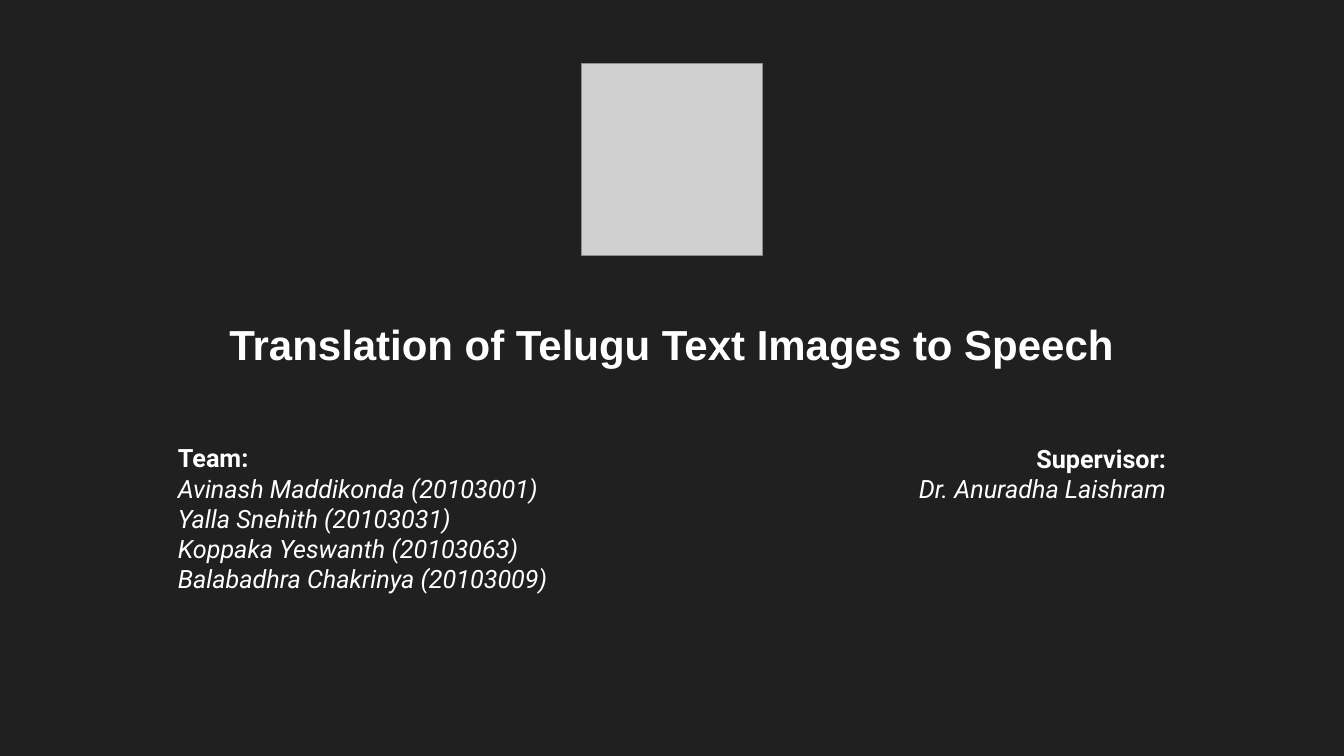
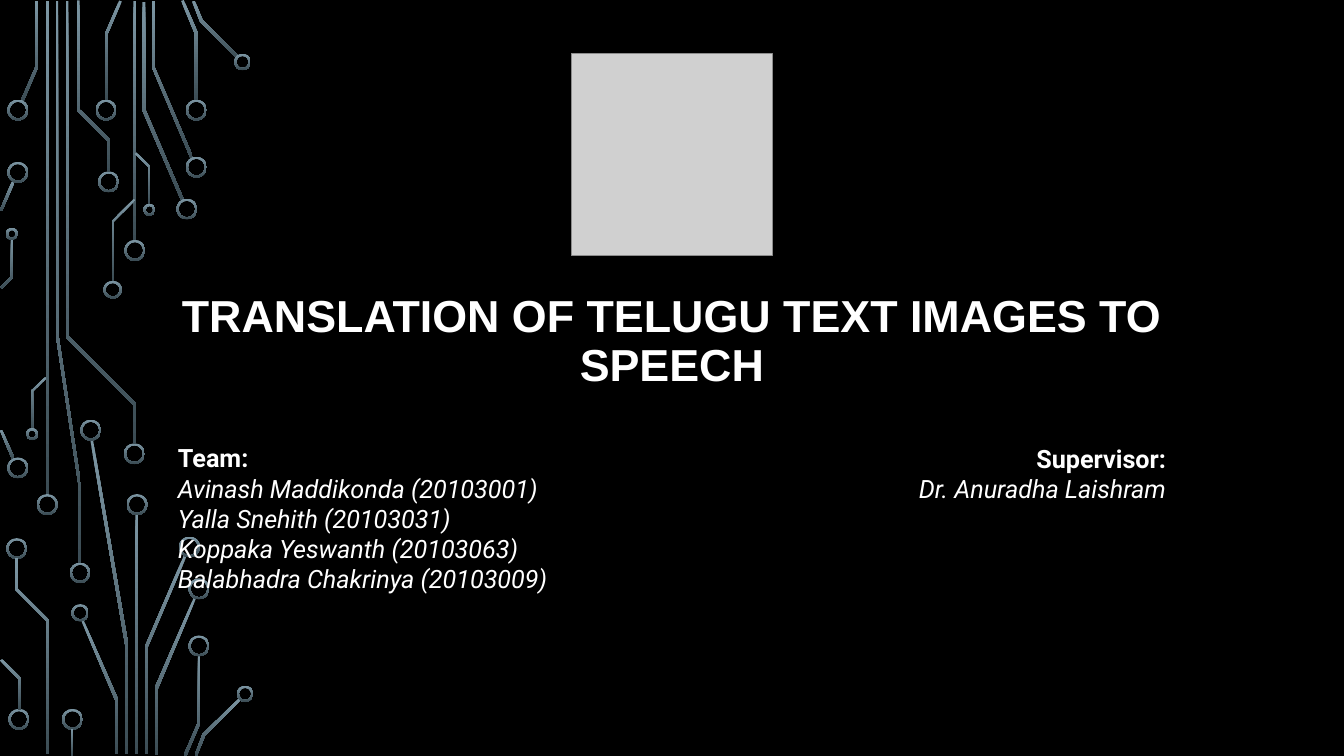
Before and after one commit to SFM61319/image2speech-te, a slide deck: slide 1 of docs/Presentation-1.pptx. Drawn at 1344x756 pixels with LibreOffice and Linux fonts; fonts in the diff are those of the drawing; grey boxes stand for pictures; background and template pictures are left out. Boxes give left, top, right and bottom in pixels: in the first picture for what was removed or moved away, otherwise in the second. Text is boxed around its words. In the diff, an @@ line names an element or a change of style, - is before the commit and + after.

```diff
--- a/docs/Presentation-1.pptx
+++ b/docs/Presentation-1.pptx
@@ background #202020 to picture (left out) @@
@@ picture resized from (x1=582, y1=64, x2=762, y2=255) to (x1=572, y1=53, x2=773, y2=255) @@
@@ title at (x1=182, y1=300, x2=1160, y2=382): text changed; size 30 to 32 pt @@
-Translation of Telugu Text Images to Speech
+TRANSLATION OF TELUGU TEXT IMAGES TO SPEECH
@@ group added at (x1=0, y1=0, x2=254, y2=756): 50 freeform shapes, 4 rectangles @@
@@ text at (x1=178, y1=566, x2=548, y2=595): text changed @@
-Balabadhra Chakrinya (20103009)
+Balabhadra Chakrinya (20103009)
```
Also in this commit, not shown: 5 other slides changed, 9 slides added, 6 slides removed.
